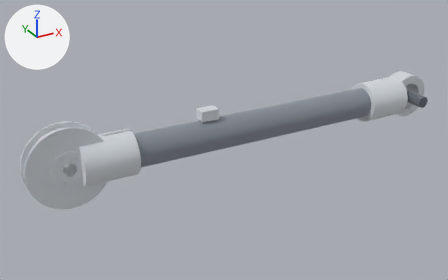
What one commit did to the glTF model hardware/arm/cad/glb/upper.glb.
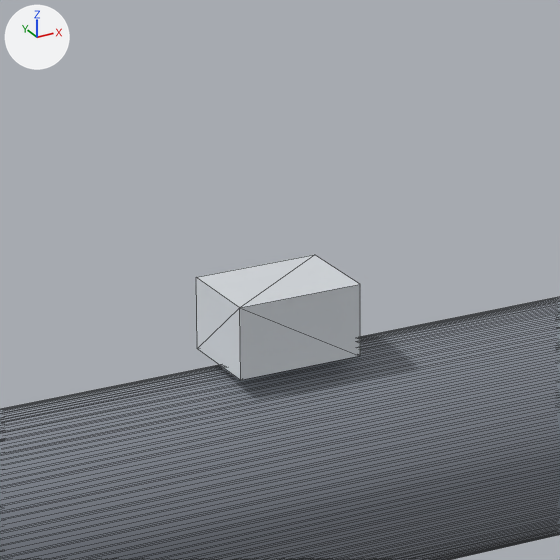
The first picture shows the older version from a 50 mm lens placed at (-0.091, -0.382, 0.189), pointed at (0.126, 0.014, -0.009). The close-ups show the older and then the newer version on the part from 38% to 55% of the width and 25% to 53% of the height of that picture. Only the edits that show in the close-ups are written down. The axes (+X, +Y, +Z) are drawn at upper left. The lights are the same throughout. The close-ups show mesh edges as thin lines. Where no turn or scale is listed for an object, it has been applied to the vertices. Vertices at exactly the same position are counted once.

The first close-up shows 'aluminium tube', 'elbow housing (printed)'.
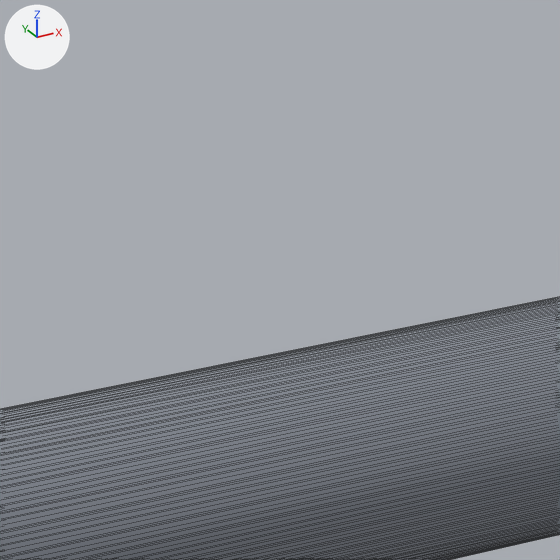
The change in detail:
me_elbow_housing__printed is used by ob_elbow_housing__printed; location (0.0, 0.0, 0.0).
me_elbow_housing__printed had 971 vertices, 1938 faces and spanned x 0.103..0.329, y -0.007..0.027, z -0.019..0.022.
me_elbow_housing__printed now has 963 vertices, 1926 faces and spans x 0.262..0.329, y -0.007..0.027, z -0.019..0.019.
me_elbow_housing__printed part 1: the loose piece of 8 vertices spanning x 0.103..0.117, y 0.005..0.015, z 0.014..0.022 is deleted.
Other edits to the shape of me_elbow_housing__printed do not show in these pictures.

Boxes (x1, y1, x2, y2) around the edits, measured in the close-ups (560 x 560 px):
'elbow housing (printed)', reshaped (not visible afterwards): before (196, 255, 360, 380)
